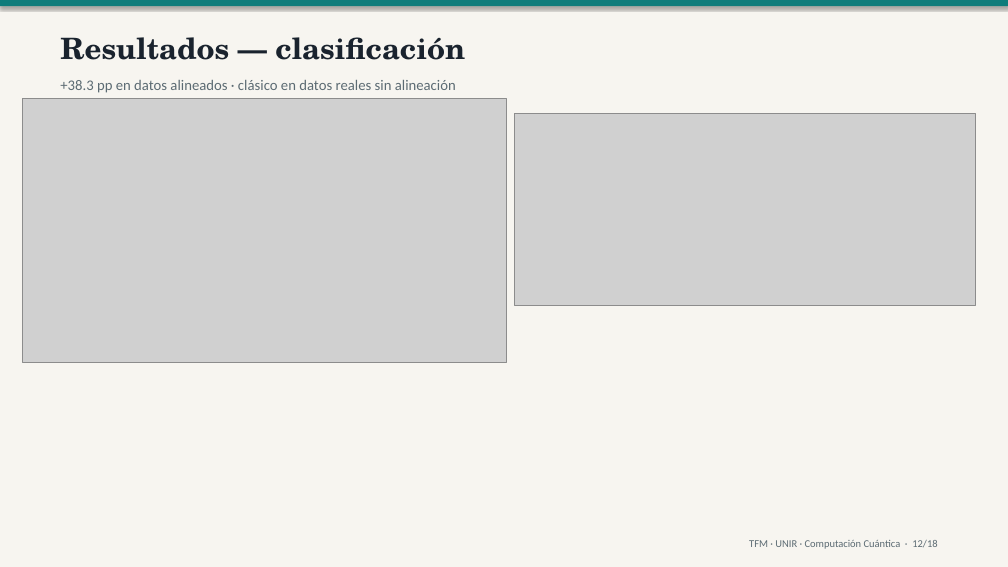
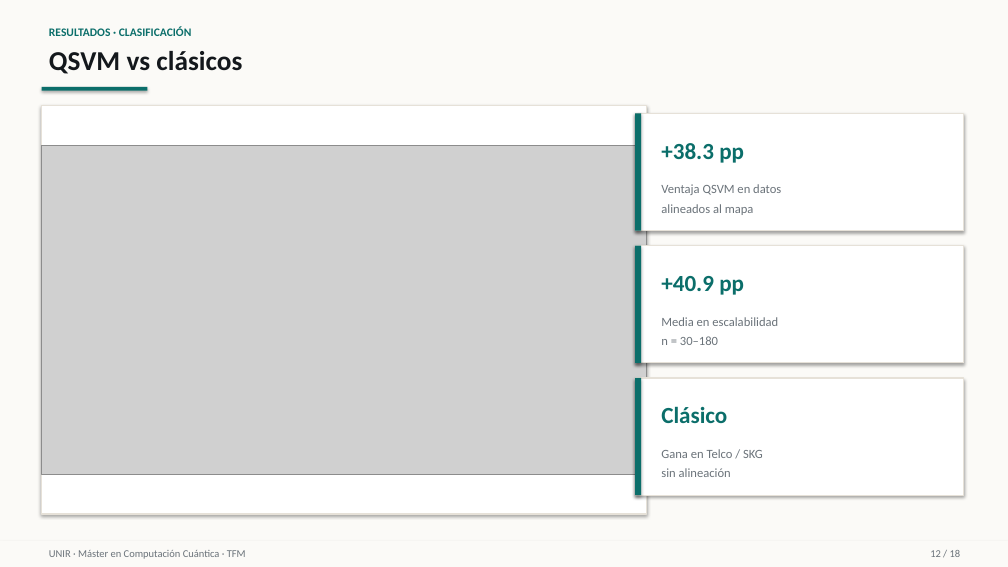
Before and after one commit to juandapradam12/OldUNIR-MasterQC-QuantumAdvantageInDataScienceOld, a slide deck: slide 12 of Entregas/Defensa/Defensa_TFM_QuantumAdvantage.pptx. Drawn at 1008x567 pixels with LibreOffice and Linux fonts; fonts in the diff are those of the drawing; grey boxes stand for pictures. Boxes give left, top, right and bottom in pixels: in the first picture for what was removed or moved away, otherwise in the second. Text is boxed around its words. In the diff, an @@ line names an element or a change of style, - is before the commit and + after.

```diff
--- a/Entregas/Defensa/Defensa_TFM_QuantumAdvantage.pptx
+++ b/Entregas/Defensa/Defensa_TFM_QuantumAdvantage.pptx
@@ rectangle at [0,0,1008,567]: fill #F7F5F0 to #FBFAF7 @@
@@ rectangle removed at [0,0,1008,6] @@
@@ text at [49,26,192,36]: text changed; size 28 to 11 pt; font TeX Gyre Schola to Calibri; text colour #1A232E to #0B6E6A @@
-Resultados — clasificación
+RESULTADOS · CLASIFICACIÓN
@@ text added at [49,51,242,74], 26 pt, text #14181C, bold @@
+QSVM vs clásicos
@@ rectangle added at [42,87,147,91], fill #0B6E6A @@
@@ text removed at [60,80,456,93] @@
-+38.3 pp en datos alineados · clásico en datos reales sin alineación
@@ rectangle added at [42,106,647,514], fill #FFFFFF, outline #E6E1D8 1 pt @@
@@ picture removed at [514,113,975,306] @@
@@ rectangle added at [635,113,964,231], fill #FFFFFF, outline #E6E1D8 1 pt @@
@@ rectangle added at [635,113,641,231], fill #0B6E6A @@
@@ picture: place and size @@
-picture at [23,98,507,362]
+picture at [42,145,647,475]
@@ text added at [661,143,744,163], 22 pt, text #0B6E6A, bold @@
++38.3 pp
@@ text added at [661,184,781,215], 12 pt, text #6B737A @@
+Ventaja QSVM en datos
+alineados al mapa
@@ rectangle added at [635,246,964,363], fill #FFFFFF, outline #E6E1D8 1 pt @@
@@ rectangle added at [635,246,641,363], fill #0B6E6A @@
@@ text added at [661,276,744,295], 22 pt, text #0B6E6A, bold @@
++40.9 pp
@@ text added at [661,317,778,345], 12 pt, text #6B737A @@
+Media en escalabilidad
+n = 30–180
@@ rectangle added at [635,378,964,495], fill #FFFFFF, outline #E6E1D8 1 pt @@
@@ rectangle added at [635,378,641,495], fill #0B6E6A @@
@@ text added at [661,406,727,423], 22 pt, text #0B6E6A, bold @@
+Clásico
@@ text added at [661,449,763,477], 12 pt, text #6B737A @@
+Gana en Telco / SKG
+sin alineación
@@ rectangle added at [0,541,1008,567], fill #FBFAF7 @@
@@ text at [49,550,246,559]: text changed; text colour #5C6B73 to #6B737A @@
-TFM · UNIR · Computación Cuántica · 12/18
+UNIR · Máster en Computación Cuántica · TFM
@@ text added at [930,550,961,557], 10 pt, text #6B737A @@
+12 / 18
```
Also in this commit, not shown: 15 other slides changed, 2 slides added, 2 slides removed, 1 other file.
